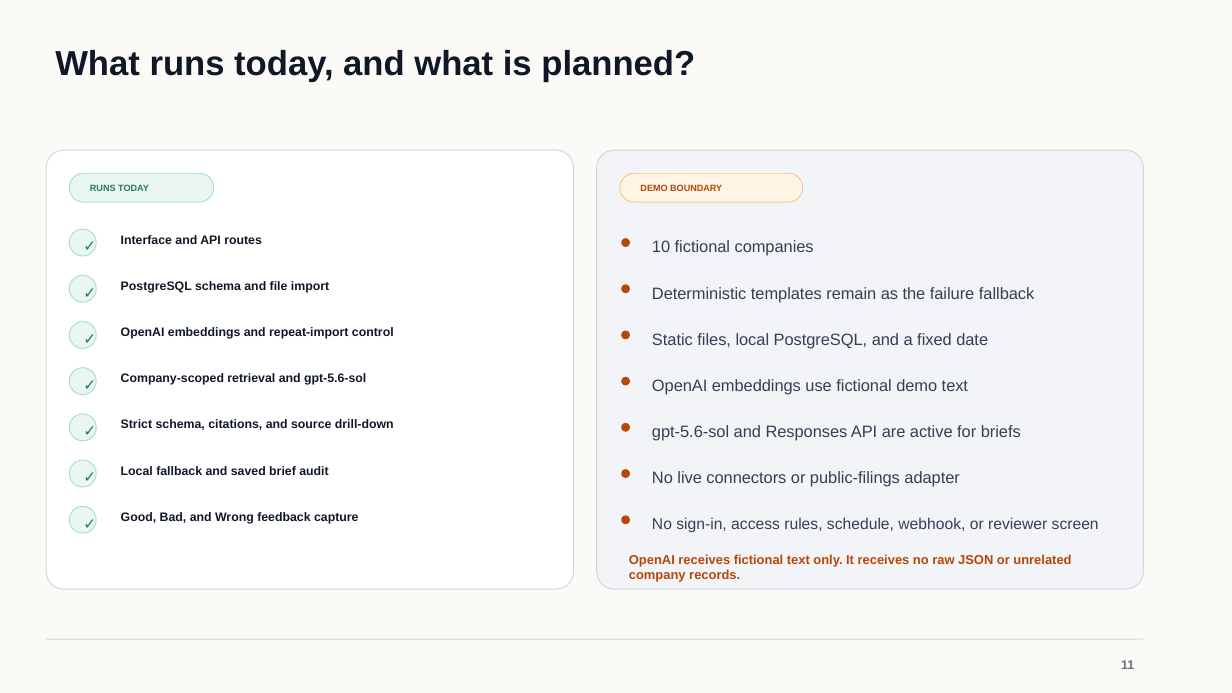
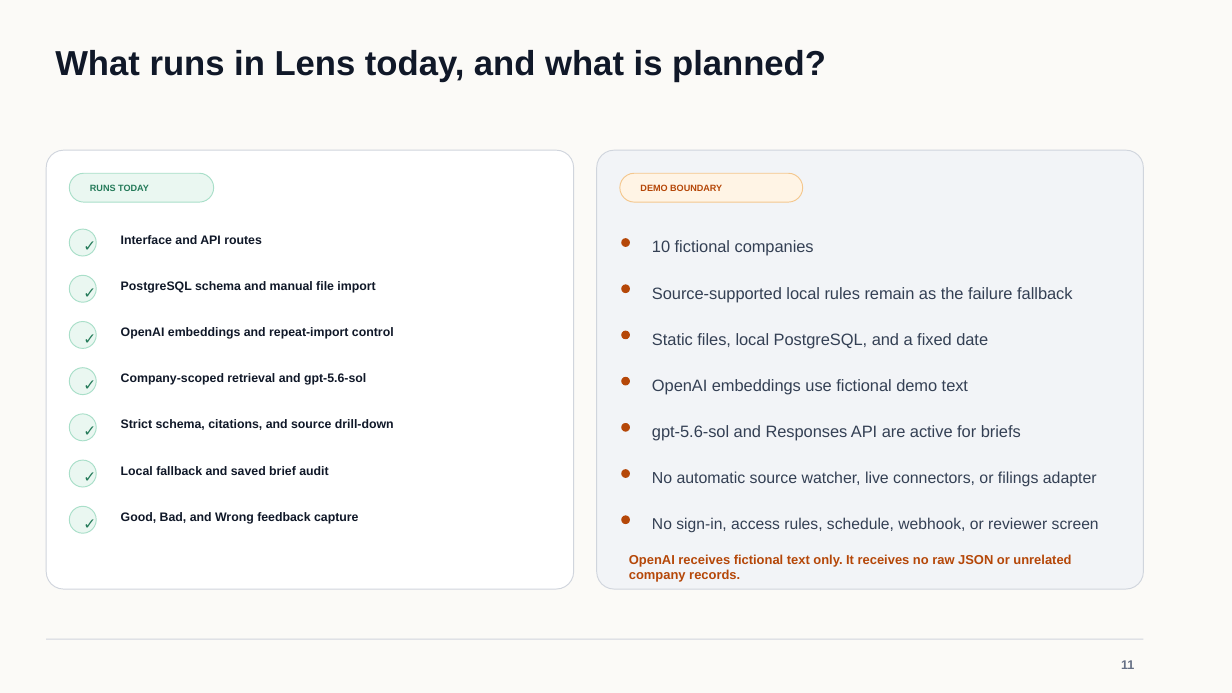
Before and after one commit to osuthorpe/LENS-POC, a slide deck: slide 11 of docs/AVIC-Portfolio-Intelligence-Brief.pptx. Drawn at 1232x693 pixels with LibreOffice and Linux fonts; fonts in the diff are those of the drawing. Boxes give left, top, right and bottom in pixels: in the first picture for what was removed or moved away, otherwise in the second. Text is boxed around its words. In the diff, an @@ line names an element or a change of style, - is before the commit and + after.

Commit message:
Name the product Lens in the deck

```diff
--- a/docs/AVIC-Portfolio-Intelligence-Brief.pptx
+++ b/docs/AVIC-Portfolio-Intelligence-Brief.pptx
@@ text at [55, 50, 826, 82]: text changed @@
-What runs today, and what is planned?
+What runs in Lens today, and what is planned?
@@ text at [121, 281, 375, 293]: text changed @@
-PostgreSQL schema and file import
+PostgreSQL schema and manual file import
@@ text at [652, 287, 1072, 302]: text changed @@
-Deterministic templates remain as the failure fallback
+Source-supported local rules remain as the failure fallback
@@ text at [652, 471, 1097, 487]: text changed; size 12.8 to 12.4 pt @@
-No live connectors or public-filings adapter
+No automatic source watcher, live connectors, or filings adapter
```
Also in this commit, not shown: 8 other slides changed.
